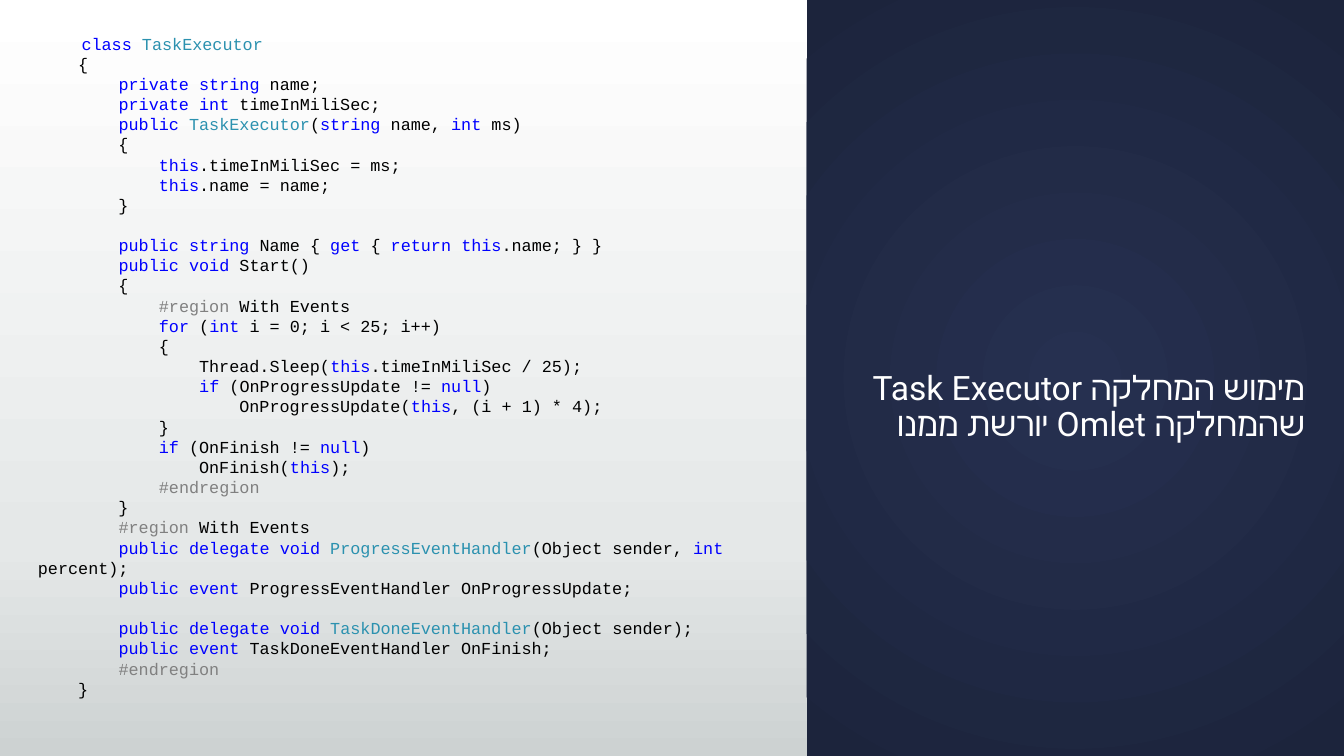
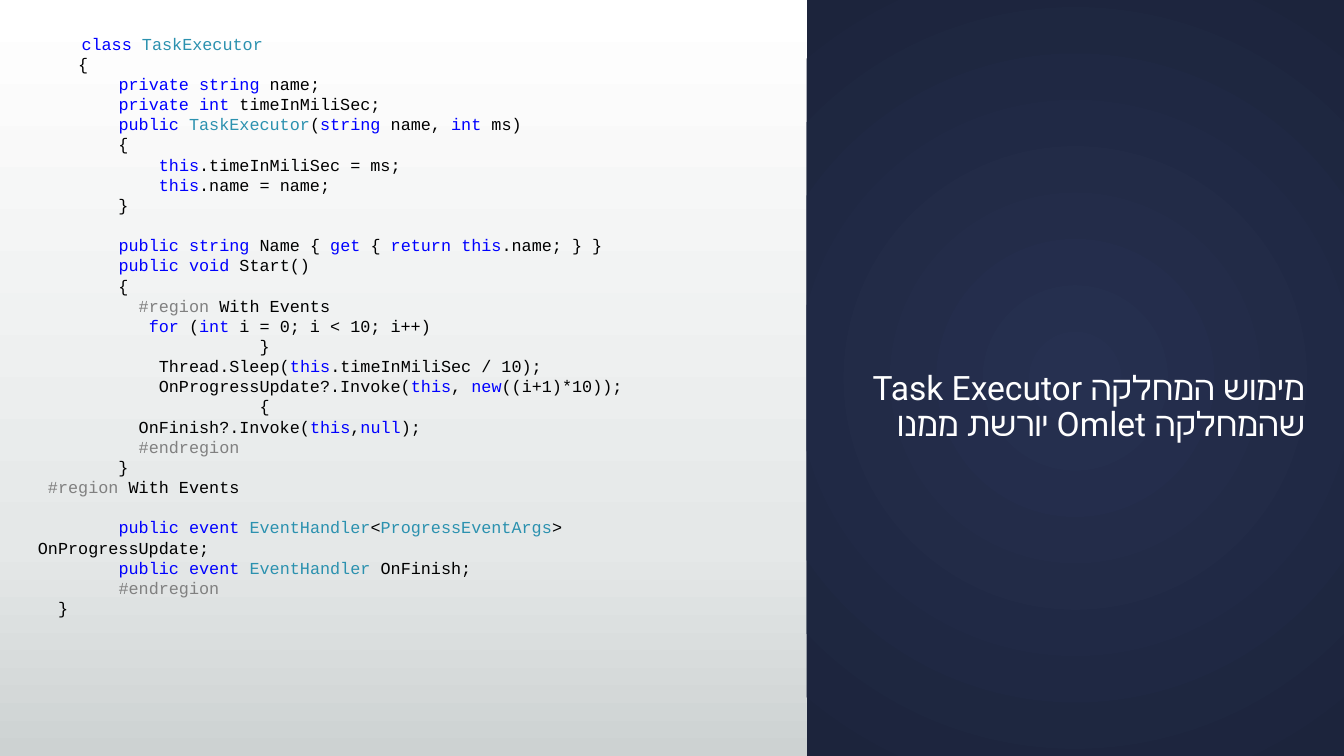
Before and after one commit to stma1one/EventsAndThreadsLecture, a slide deck: slide 8 of Documents/Events Threads and Async Methods.pptx. Drawn at 1344x756 pixels with LibreOffice and Linux fonts; fonts in the diff are those of the drawing. Boxes give left, top, right and bottom in pixels: in the first picture for what was removed or moved away, otherwise in the second. Text is boxed around its words. In the diff, an @@ line names an element or a change of style, - is before the commit and + after.

```diff
--- a/Documents/Events Threads and Async Methods.pptx
+++ b/Documents/Events Threads and Async Methods.pptx
@@ text at (139,300,330,457): list level 1 to 3 in "#region With Events"; list level 1 to 3 in "{"; list level 1 to 3 in "#endregion" @@
@@ text at (149,320,622,396): text changed @@
-for (int i = 0; i < 25; i++)
+    for (int i = 0; i < 10; i++)
+    }
+    Thread.Sleep(this.timeInMiliSec / 10);
+    OnProgressUpdate?.Invoke(this, new((i+1)*10));
@@ text at (139,421,421,437): text changed @@
-Thread.Sleep(this.timeInMiliSec / 25);
-if (OnProgressUpdate != null)
-OnProgressUpdate(this, (i + 1) * 4);
-}
-if (OnFinish != null)
-OnFinish(this);
+    OnFinish?.Invoke(this,null);
@@ text at (38,521,563,578): text changed; text colour #000000 to #2B91AF @@
-public delegate void ProgressEventHandler(Object sender, int percent);
-public event ProgressEventHandler OnProgressUpdate;
-public delegate void TaskDoneEventHandler(Object sender);
-public event TaskDoneEventHandler OnFinish;
+public event EventHandler<ProgressEventArgs> OnProgressUpdate;
+public event EventHandler OnFinish;
```
Also in this commit, not shown: 3 other slides changed.
